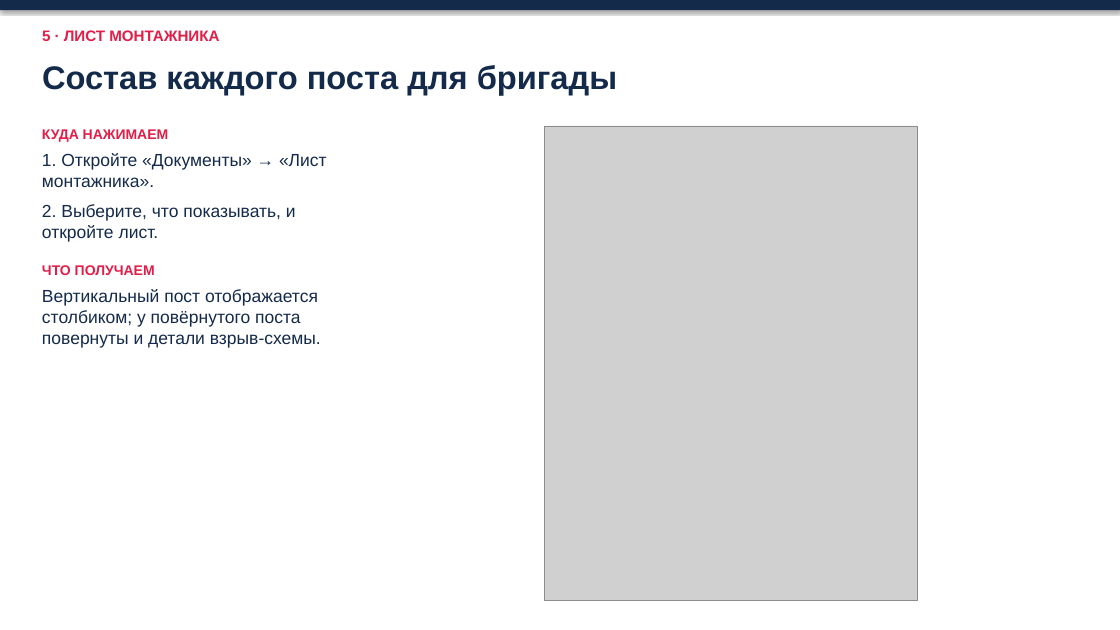
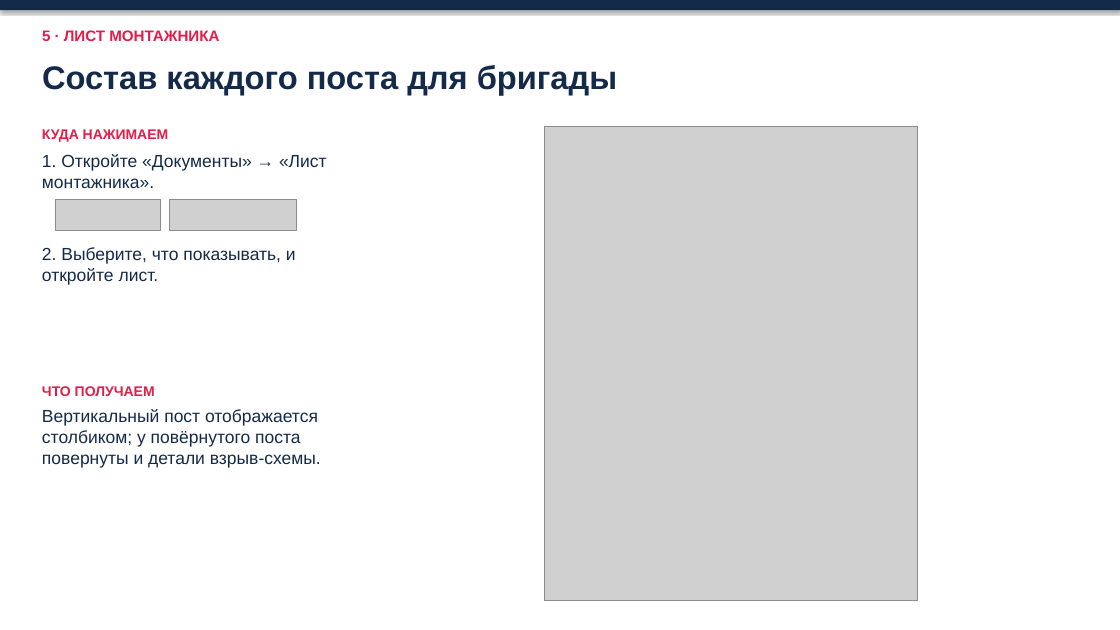
Before and after one commit to ZAVALEX174/electroPlan, a slide deck: slide 16 of docs/как-работать-в-новом-проекте-2026-11-14.pptx. Drawn at 1120x630 pixels with LibreOffice and Linux fonts; fonts in the diff are those of the drawing; grey boxes stand for pictures. Boxes give left, top, right and bottom in pixels: in the first picture for what was removed or moved away, otherwise in the second. Text is boxed around its words. In the diff, an @@ line names an element or a change of style, - is before the commit and + after.

```diff
--- a/docs/как-работать-в-новом-проекте-2026-11-14.pptx
+++ b/docs/как-работать-в-новом-проекте-2026-11-14.pptx
@@ text at <box>42,129,327,275</box>: paragraphs removed @@
-КУДА НАЖИМАЕМ
-1. Откройте «Документы» → «Лист монтажника».
-2. Выберите, что показывать, и откройте лист.
-ЧТО ПОЛУЧАЕМ
@@ picture added at <box>55,199,160,230</box> @@
@@ picture added at <box>169,199,297,230</box> @@
@@ text added at <box>42,247,296,285</box>, 15 pt, text #142A4A @@
+2. Выберите, что показывать, и откройте лист.
@@ text added at <box>42,386,155,396</box>, 12 pt, text #E11D48, bold @@
+ЧТО ПОЛУЧАЕМ
@@ text "Вертикальный пост отображается столбиком; у ...": place and size @@
-text "Вертикальный пост отображается столбиком; у ..." at <box>42,129,327,348</box>
+text "Вертикальный пост отображается столбиком; у ..." at <box>42,409,321,468</box>
```
Also in this commit, not shown: 16 other slides changed.
